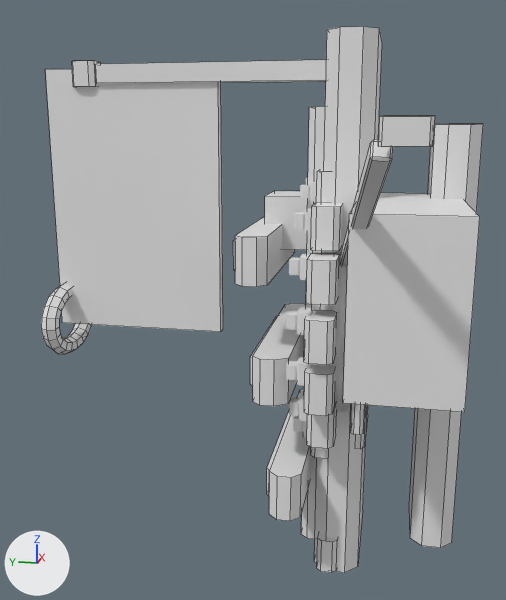
Renders of the Blender file art/blender/legion_sensor_station.blend from each side of a commit.
The view is the same before and after, from a camera (50 mm lens) standing at (-85.0, -5.0, 24.8) and looking at (0.1, 12.0, 3.6). Lighting does not change. The marker at lower left points along +X, +Y and +Z. The older version comes first. Mesh edges are drawn as thin lines on the coarser meshes.

The older version as bpy lines, for what is in view:
```python
ob_01_spine = bpy.data.objects.new('01 Spine', me_01_spine)
ob_01_spine.location = (0.0, 0.0, 0.0)
ob_06_forward_dish = bpy.data.objects.new('06 Forward dish', me_06_forward_dish)
ob_06_forward_dish.location = (0.0, 0.0, 0.0)
ob_07_dish_hub = bpy.data.objects.new('07 Dish hub', me_07_dish_hub)
ob_07_dish_hub.location = (0.0, 0.0, 0.0)
ob_95_weld_2 = bpy.data.objects.new('95 Weld 2', me_95_weld_2_003)
ob_95_weld_2.location = (0.0, 0.0, 0.0)
ob_95_weld_3 = bpy.data.objects.new('95 Weld 3', me_95_weld_3_003)
ob_95_weld_3.location = (0.0, 0.0, 0.0)
ob_95_weld_7 = bpy.data.objects.new('95 Weld 7', me_95_weld_7)
ob_95_weld_7.location = (0.0, 0.0, 0.0)
# also in view: '91 Bay machinery 9' at (-10.1, 1.9, -7.7); '90 Inner band' at (0.0, 0.0, 3.3); '91 Bay machinery 8' at (-13.1, 1.9, -2.5); '91 Bay machinery 6' at (-13.0, 1.9, 9.5); '91 Bay machinery 7' at (-14.1, 1.9, 3.5)
```
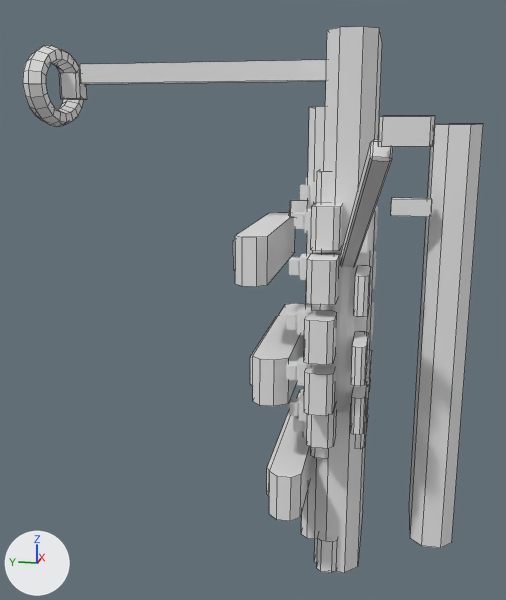
Scene script edits in JSON lines:
```json
{"block": "me_06_forward_dish", "where": "# used by ob_06_forward_dish; location = (0.0, 0.0, 0.0)"}
{"op": "remove", "block": "me_06_forward_dish", "code": "me_06_forward_dish.from_pydata(...)  # 120 vertices, 120 faces; spans x -6.5..6.5, y 36.35..38.25, z -4.88..4.88"}
{"op": "add", "block": "me_06_forward_dish", "code": "me_06_forward_dish.from_pydata(...)  # 120 vertices, 120 faces; spans x -6.5..6.5, y 35.95..38.25, z 24.92..34.68"}
{"block": "me_06_forward_dish", "change": "me_06_forward_dish part 1: all 40 vertices in x -5.95..5.95, y 36.35, z -4.33..4.33 are moved by (0.0, -0.4, 29.8)"}
{"block": "me_06_forward_dish", "change": "me_06_forward_dish part 2: all 80 vertices in x -6.5..6.5, y 37.3..38.25, z -4.88..4.88 are moved by (0.0, 0.0, 29.8)"}
{"block": "me_07_dish_hub", "where": "# used by ob_07_dish_hub; location = (0.0, 0.0, 0.0)"}
{"op": "remove", "block": "me_07_dish_hub", "code": "me_07_dish_hub.from_pydata(...)  # 16 vertices, 10 faces; spans x -1.3..1.3, y 31.35..34.3, z 29.7..32.7"}
{"op": "add", "block": "me_07_dish_hub", "code": "me_07_dish_hub.from_pydata(...)  # 16 vertices, 10 faces; spans x -1.3..1.3, y 33.4..36.0, z 28.3..31.3"}
{"block": "me_07_dish_hub", "change": "me_07_dish_hub part 3: all 12 vertices in x -1.3..1.3, y 32.03..34.3, z 29.7..32.7 are moved by (0.0, 1.7, -1.4)"}
{"block": "me_07_dish_hub", "change": "me_07_dish_hub part 4: all 4 vertices in x -0.98..0.98, y 31.35, z 29.7..32.7 are moved by (0.0, 2.05, -1.4)"}
{"block": "me_95_weld_2_003", "where": "# used by ob_95_weld_2; location = (0.0, 0.0, 0.0)"}
{"op": "remove", "block": "me_95_weld_2_003", "code": "me_95_weld_2_003.from_pydata(...)  # 8 vertices, 6 faces; spans x -0.42..6.87, y 4.58..10.42, z 10.3..16.77"}
{"op": "add", "block": "me_95_weld_2_003", "code": "me_95_weld_2_003.from_pydata(...)  # 8 vertices, 6 faces; spans x 6.03..6.87, y 5.55..8.25, z 13.37..15.6"}
{"block": "me_95_weld_2_003", "change": "me_95_weld_2_003 part 5: the whole mesh is scaled about its middle by (0.115, 0.462, 0.344), then moved by (3.23, -0.6, 0.95)"}
{"op": "add", "block": "me_95_weld_6", "code": ["me_95_weld_6 = bpy.data.meshes.new('95 Weld 6')", "me_95_weld_6.from_pydata(...)  # a box spanning x -6.82..-5.38, y -9.05..-4.74, z 15.5..17.3", "me_95_weld_6.materials.append(mat_trim)  # white #e7e7e7"]}
{"op": "remove", "block": "ob_95_weld_3", "code": ["ob_95_weld_3 = bpy.data.objects.new('95 Weld 3', me_95_weld_3_003)", "ob_95_weld_3.location = (0.0, 0.0, 0.0)"]}
{"op": "remove", "block": "ob_95_weld_7", "code": ["ob_95_weld_7 = bpy.data.objects.new('95 Weld 7', me_95_weld_7)", "ob_95_weld_7.location = (0.0, 0.0, 0.0)"]}
{"op": "add", "block": "ob_95_weld_6", "code": ["ob_95_weld_6 = bpy.data.objects.new('95 Weld 6', me_95_weld_6)", "ob_95_weld_6.location = (0.0, 0.0, 0.0)"]}
```

Location of each change, (x1, y1, x2, y2) in pixels of the pictures (506 x 600 px; the box of a moved part takes in the faces that stretch with it):
```json
{"object": "95 Weld 3", "change": "deleted", "before": [45, 69, 223, 332]}
{"object": "95 Weld 7", "change": "deleted", "before": [343, 193, 480, 412]}
{"object": "06 Forward dish", "change": "reshaped", "before": [41, 283, 92, 354], "after": [23, 45, 84, 127], "on screen": "19% wider, 15% taller"}
{"object": "95 Weld 2", "change": "moved, rescaled", "before": [265, 191, 308, 250], "after": [290, 200, 308, 218]}
{"object": "07 Dish hub", "change": "reshaped", "before": [72, 61, 101, 87], "after": [59, 73, 87, 100]}
{"object": "95 Weld 6", "change": "added", "after": [391, 198, 432, 217]}
{"part": 1, "of": "me_06_forward_dish", "change": "moved or reshaped", "before": [46, 283, 92, 354], "after": [28, 45, 84, 127]}
{"part": 2, "of": "me_06_forward_dish", "change": "moved or reshaped", "before": [41, 285, 79, 353], "after": [23, 50, 68, 123]}
{"part": 3, "of": "me_07_dish_hub", "change": "moved or reshaped", "before": [72, 61, 89, 87], "after": [59, 73, 77, 99]}
{"part": 4, "of": "me_07_dish_hub", "change": "moved or reshaped", "before": [88, 61, 101, 87], "after": [70, 73, 87, 100]}
```
